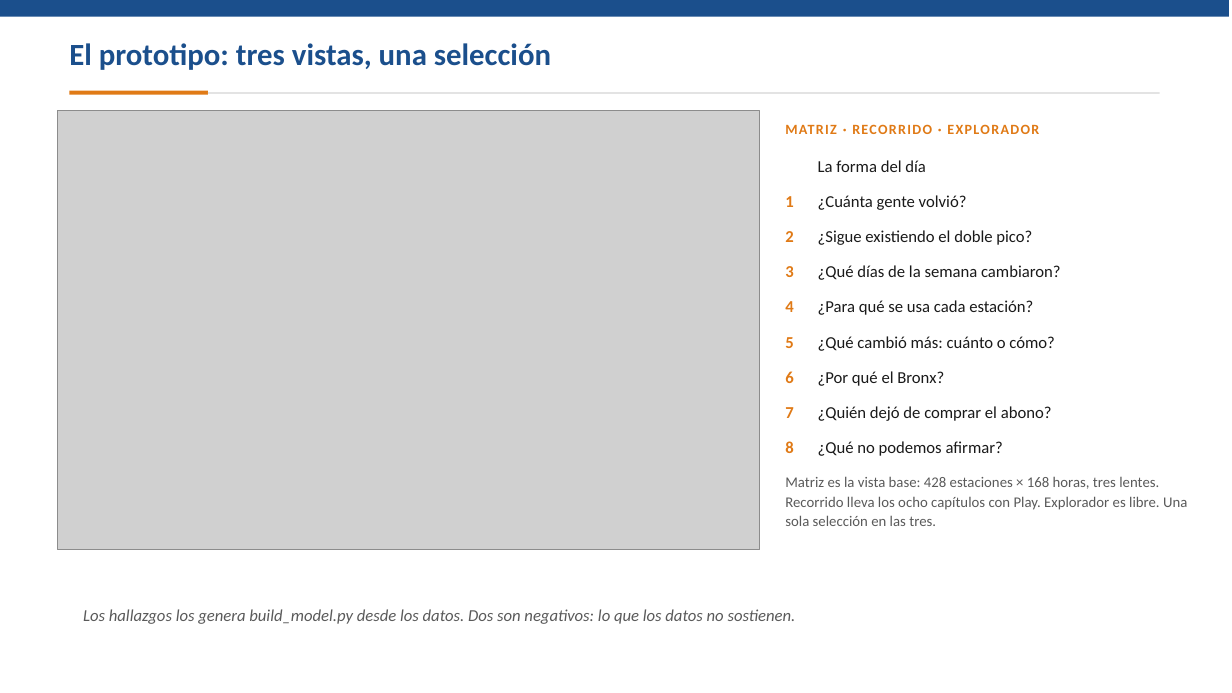
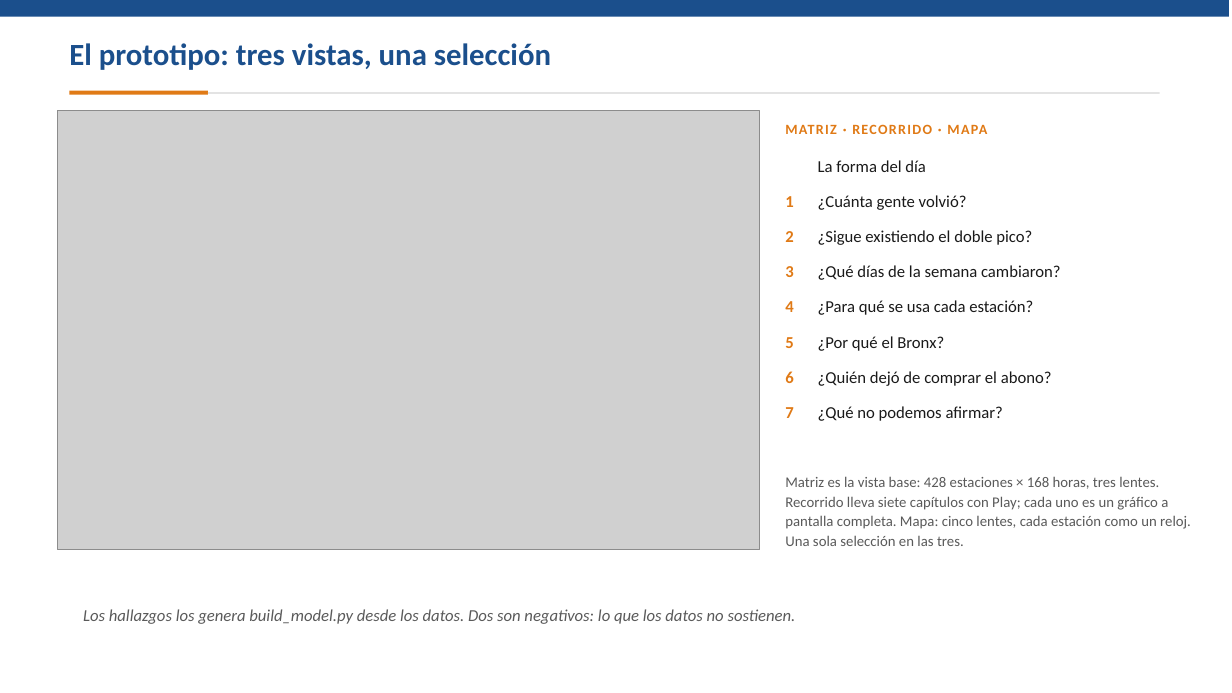
Before and after one commit to stewartmb/data-visualization-2026-2, a slide deck: slide 3 of deliveries/week10/PresentationWeek10.pptx. Drawn at 1232x693 pixels with LibreOffice and Linux fonts; fonts in the diff are those of the drawing; grey boxes stand for pictures. Boxes give left, top, right and bottom in pixels: in the first picture for what was removed or moved away, otherwise in the second. Text is boxed around its words. In the diff, an @@ line names an element or a change of style, - is before the commit and + after.

```diff
--- a/deliveries/week10/PresentationWeek10.pptx
+++ b/deliveries/week10/PresentationWeek10.pptx
@@ text at bbox=[785, 124, 987, 134]: text changed @@
-MATRIZ · RECORRIDO · EXPLORADOR
+MATRIZ · RECORRIDO · MAPA
@@ text removed at bbox=[818, 336, 1054, 351] @@
-¿Qué cambió más: cuánto o cómo?
@@ 3 texts: place and size @@
-3 texts at bbox=[818, 371, 1052, 456]
+3 texts at bbox=[818, 336, 1052, 421]
@@ text removed at bbox=[785, 441, 793, 453] @@
-8
@@ text at bbox=[785, 476, 1191, 546]: text changed @@
-Matriz es la vista base: 428 estaciones × 168 horas, tres lentes. Recorrido lleva los ocho capítulos con Play. Explorador es libre. Una sola selección en las tres.
+Matriz es la vista base: 428 estaciones × 168 horas, tres lentes. Recorrido lleva siete capítulos con Play; cada uno es un gráfico a pantalla completa. Mapa: cinco lentes, cada estación como un reloj. Una sola selección en las tres.
```
Also in this commit, not shown: 1 other slide changed, 42 other files.
